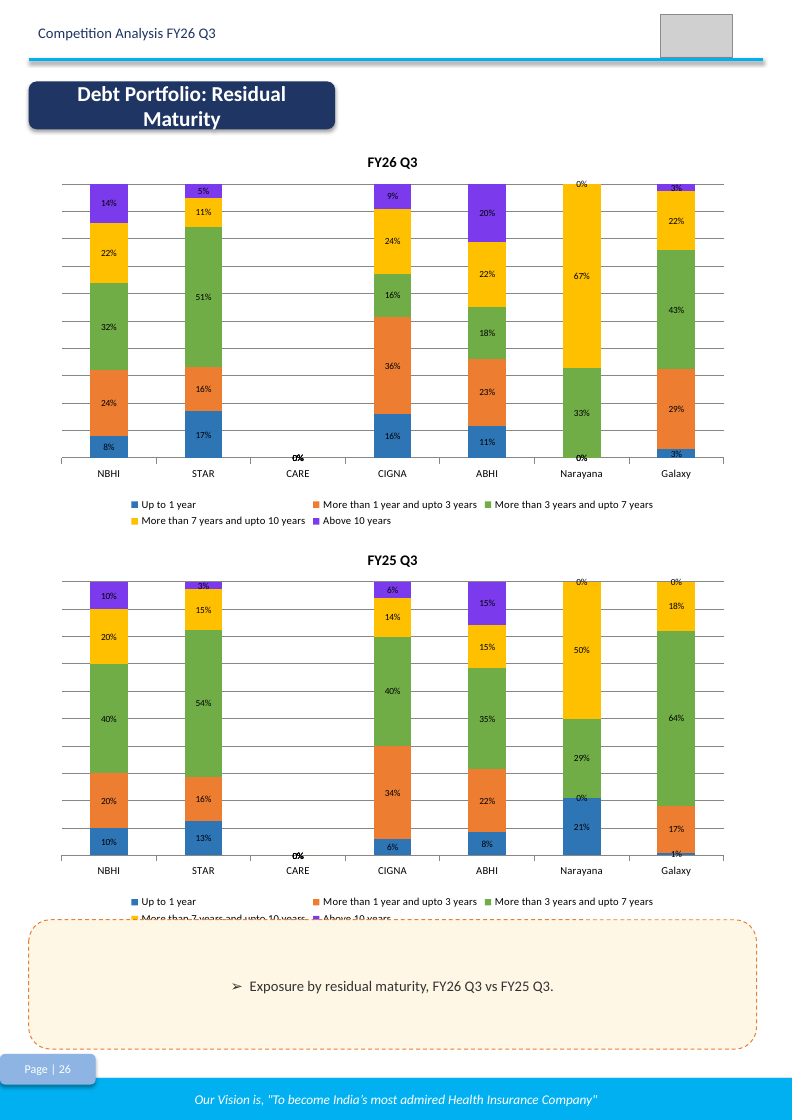
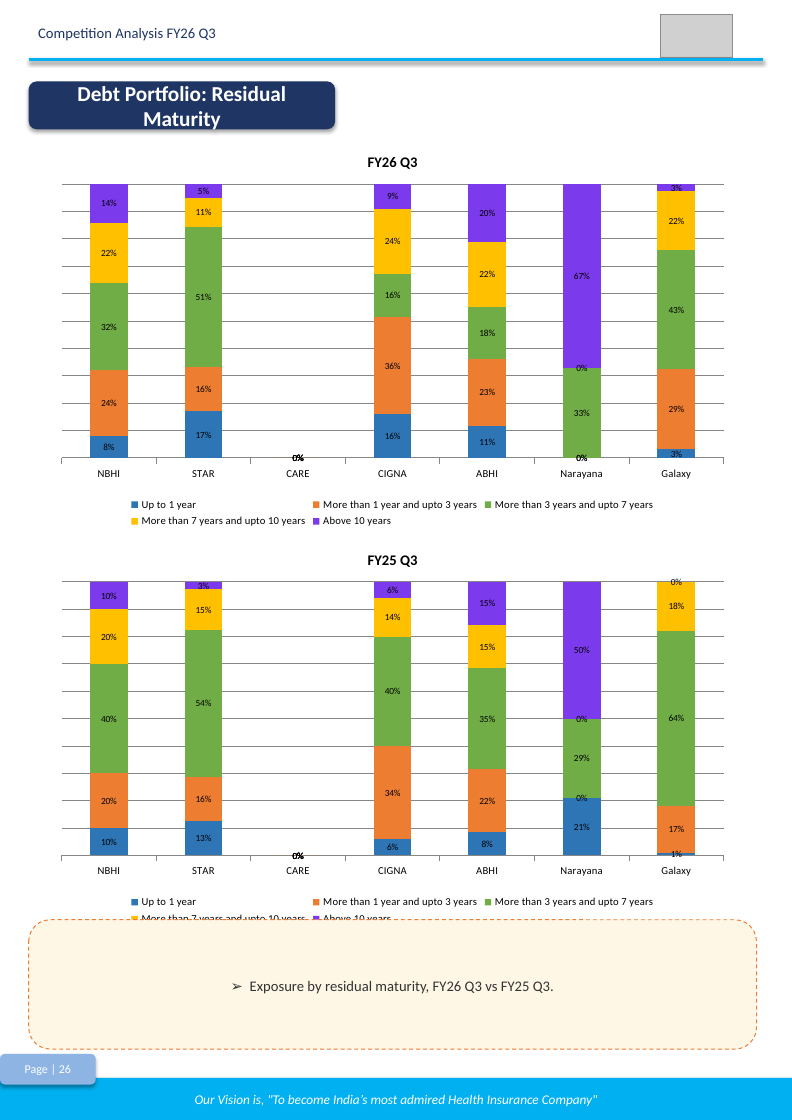
Before and after one commit to premsagariit/Competitor_Summary, a slide deck: slide 26 of Backend/output/Competition_Summary_FY26_Q3.pptx. Drawn at 792x1120 pixels with LibreOffice and Linux fonts; fonts in the diff are those of the drawing; grey boxes stand for pictures. Boxes give left, top, right and bottom in pixels: in the first picture for what was removed or moved away, otherwise in the second. Text is boxed around its words. In the diff, an @@ line names an element or a change of style, - is before the commit and + after.

```diff
--- a/Backend/output/Competition_Summary_FY26_Q3.pptx
+++ b/Backend/output/Competition_Summary_FY26_Q3.pptx
@@ column stacked 100% chart at (x1=48, y1=177, x2=737, y2=532) @@
@@ More than 7 years and upto 10 years, Narayana: 0.67 to 0 @@
@@ Above 10 years, Narayana: 0 to 0.67 @@
@@ column stacked 100% chart at (x1=48, y1=575, x2=737, y2=929) @@
@@ More than 7 years and upto 10 years, Narayana: 0.5 to 0 @@
@@ Above 10 years, Narayana: 0 to 0.5 @@
```
Also in this commit, not shown: 8 other slides changed, 7 other files.
